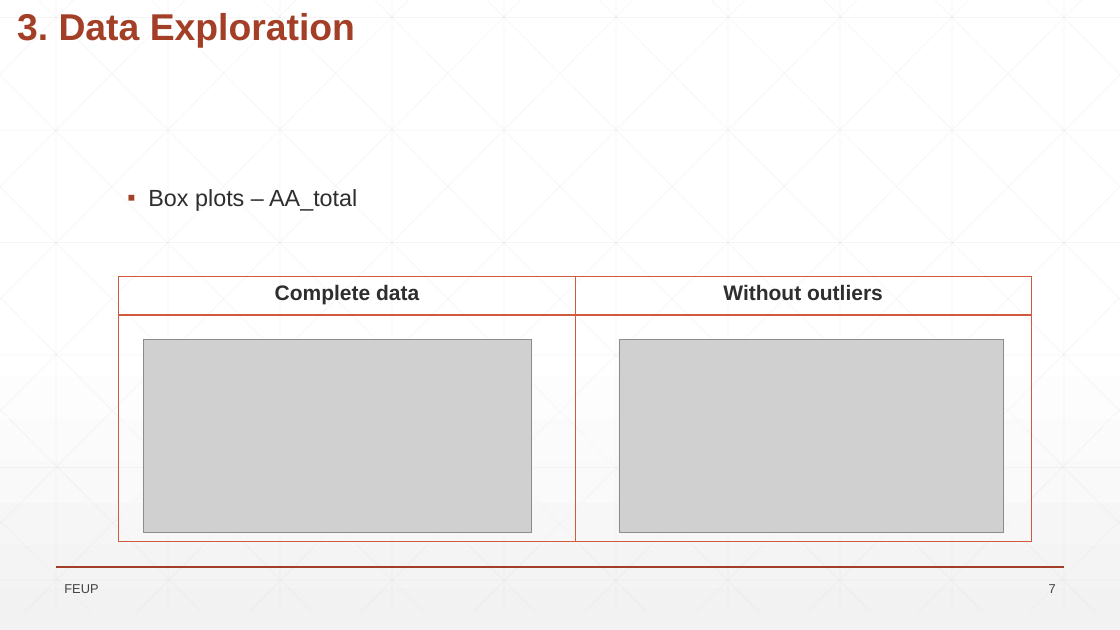
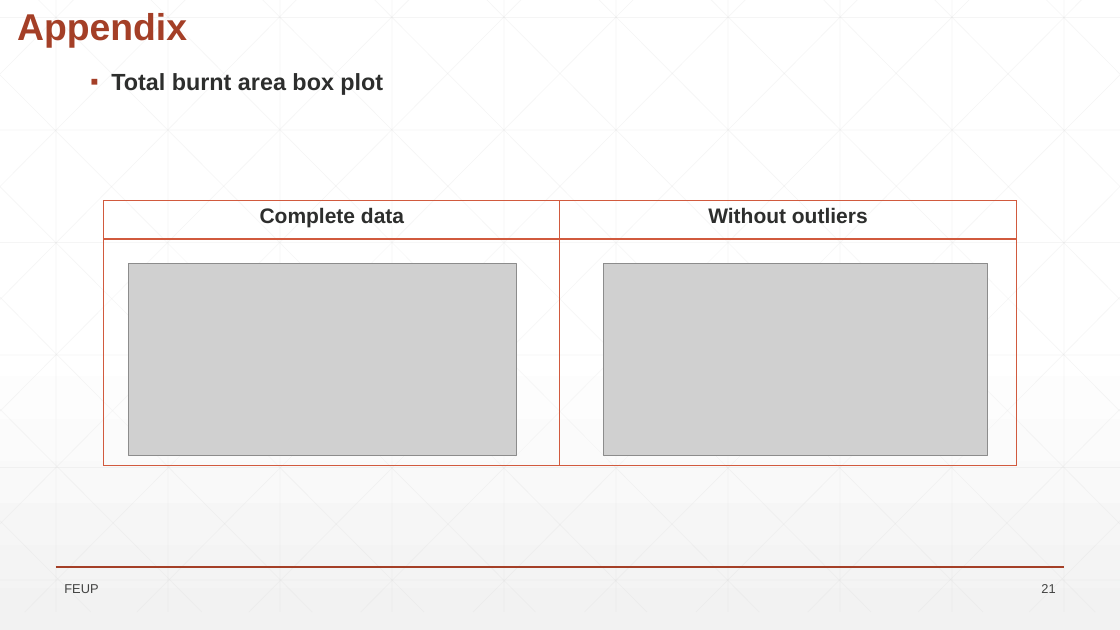
Before and after one commit to VascoBartolo/FCED_project, a slide deck: slide 21 of Trabalho_FSDE_stats_CT_VB/Wild_Fires_presentation.pptx (slide 7 before the commit). Drawn at 1120x630 pixels with LibreOffice and Linux fonts; fonts in the diff are those of the drawing; grey boxes stand for pictures; background and template pictures are left out. Boxes give left, top, right and bottom in pixels: in the first picture for what was removed or moved away, otherwise in the second. Text is boxed around its words. In the diff, an @@ line names an element or a change of style, - is before the commit and + after.

```diff
--- a/Trabalho_FSDE_stats_CT_VB/Wild_Fires_presentation.pptx
+++ b/Trabalho_FSDE_stats_CT_VB/Wild_Fires_presentation.pptx
@@ text at (x1=17, y1=13, x2=187, y2=47): text changed @@
-3. Data Exploration
+Appendix
@@ text at (x1=111, y1=73, x2=383, y2=95): text changed; bold on @@
-▪ Box plots – AA_total
+▪ Total burnt area box plot
@@ 2 pictures, 1 table moved together from (x1=119, y1=277, x2=1032, y2=543) to (x1=104, y1=201, x2=1017, y2=466) @@
@@ page number at (x1=1041, y1=584, x2=1055, y2=593): text changed @@
-7
+21
```
Also in this commit, not shown: 19 other slides changed, 1 slide added, 1 slide removed, 1 other file.
